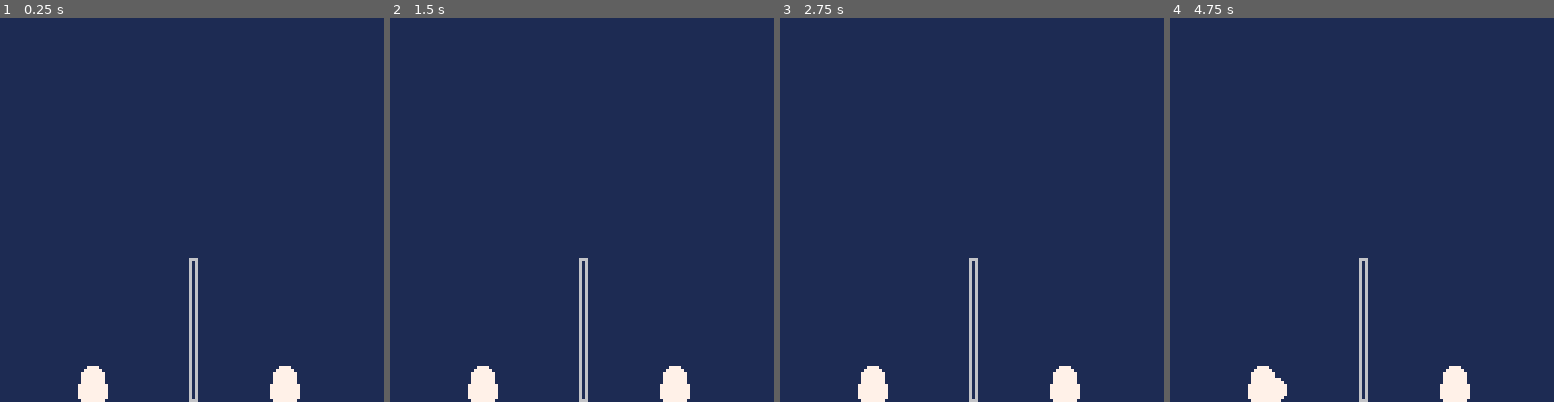
Above: before the commit, frames 1-4 (left to right).
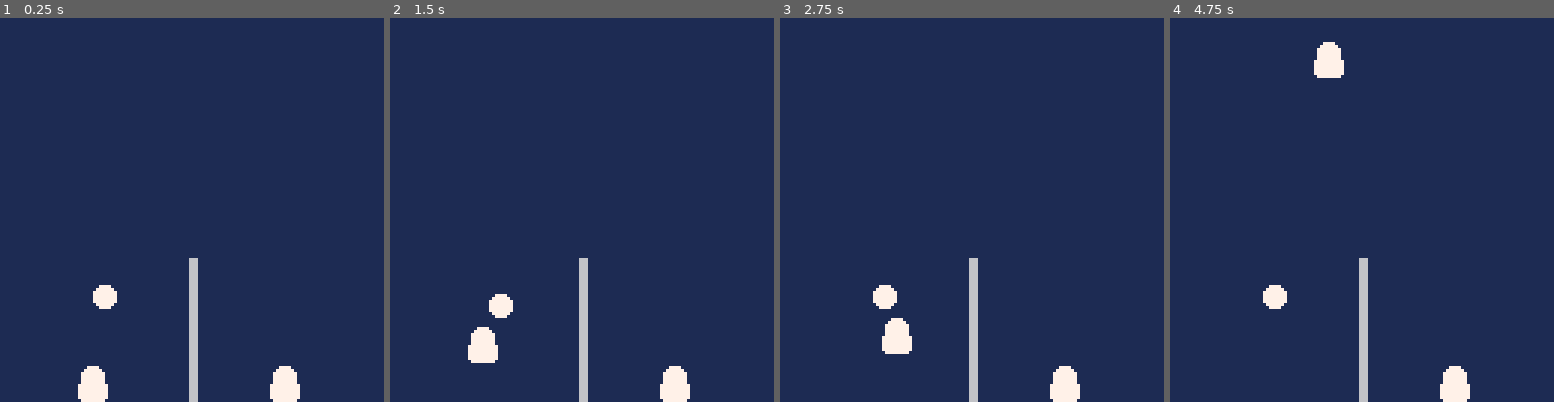
Above: after the commit, the same moments.

Repository: SteScheller/plob8lob
Game: PICO-8 cartridge plob8lob.p8
Two runs of this game, one before a commit and one after it. Both use one fixed random seed, a clock stepped at 60 frames per second and the inputs below.
Inputs:
- Up to frame 1 (0.25 s): no input
- Up to frame 2 (1.5 s): tap X (X key) at 0.33, 1.07 s; tap O (Z key) at 0.7 s
- Up to frame 3 (2.75 s): hold Right 1.6-2.1 s; tap O (Z key) at 1.7, 2.1, 2.5 s; tap X (X key) at 1.85 s; hold Up 2.15-2.42 s; hold Right from 2.47 s (still down)
- Up to frame 4 (4.75 s): tap O (Z key) every 0.4 s from 2.9 to 4.5 s; tap X (X key) at 2.97, 4.08 s; release Right at 3.03 s; hold Left 3.08-3.58 s; hold Down 3.63-3.97 s; hold Right 4.02-4.68 s; hold Up from 4.73 s (still down)

The runs differ from the first frame. In frame 1, 0.6% of the frame differs, in the area x 24-51%, y 63-100%; in frame 2, 1.8%; in frame 3, 1.8%; in frame 4, 1.9%, in the area x 20-51%, y 6-100%.

Commit message:
- implemented ball/player-bouncing

Diff:
--- a/plob8lob.p8
+++ b/plob8lob.p8
@@ -10,17 +10,17 @@
 function _init()
  objects.w = World:create()
  objects.b = Ball:create({31, 31})
- objects.p1 = Blob:create({23, 0}, -1)
- objects.p2 = Blob:create({87, 0}, -2)
+ objects.p1 = Blob:create({23, 0}, 0)
+ objects.p2 = Blob:create({87, 0}, 2)
 end
 
 function _update()
  -- interact with players
  if objects.b:collide(objects.p1:getBounding()) then
-   objects.b:bounce(objects.p1.pos, objects.p1.v)
+   objects.b:bounce(objects.p1:getCenter(), objects.p1.v)
  end
  if objects.b:collide(objects.p2:getBounding()) then
-   objects.b:bounce(objects.p2.pos, objects.p2.v)
+   objects.b:bounce(objects.p2:getCenter(), objects.p2.v)
  end
 
  -- interact with world
@@ -30,8 +30,8 @@
  end
  if (y1 <= 0) then
   objects.b = Ball:create({31, 31})
-  objects.p1 = Blob:create({23, 0}, -1)
-  objects.p2 = Blob:create({87, 0}, -2)
+  objects.p1 = Blob:create({23, 0}, 0)
+  objects.p2 = Blob:create({87, 0}, 2)
   rules.kickoff = true
  end
 
@@ -58,7 +58,7 @@
 end
 
 function World:draw()
- rect(63, 127, 65, 80)
+ rectfill(63, 127, 65, 80)
 end
 
 -->8
@@ -74,6 +74,7 @@
  blob.v = {0, 0}
  blob.sprStand = 0
  blob.p = p or 0
+ blob.bb = {3, 0, 12, 11}
  return blob
 end
 
@@ -101,7 +102,7 @@
  spr(
   self.sprStand,
   self.pos[1],
-  127 - (self.h-1 - self.pos[2]),
+  127 - (self.h-1 + self.pos[2]),
   -flr(-self.w/8),
   -flr(-self.h/8))
 end
@@ -111,7 +112,11 @@
 end
 
 function Blob:getBounding()
- return self.pos[1], self.pos[2], self.pos[1]+(self.w-1), self.pos[2]+(self.h-1)
+ return offsetBounding(self.bb, self.pos)
+end
+
+function Blob:getCenter()
+ return { self.pos[1] + 0.5 * (self.w-1), self.pos[2] + 0.5 * (self.h-1) }
 end
 
 -->8
@@ -126,50 +131,54 @@
  ball.w, ball.h = 8, 8
  ball.v = {0, 0}
  ball.spr = 2
+ ball.bb = {0, 0, 8, 8}
  return ball
 end
 
 function Ball:update()
- if not(kickoff) then
+ if not(rules.kickoff) then
   self.v[2] -= physics.gravity
  end
 
  self.pos = {
-  mid(0, self.pos[1] + self.v[1], 127),
+  mid(0, self.pos[1] + self.v[1], 127 - (self.w - 1)),
   mid(0, self.pos[2] + self.v[2], physics.yMax) }
 end
 
 function Ball:draw()
- printh(self.pos[1])
- printh(self.pos[2])
  spr(
   self.spr,
   self.pos[1],
-  127 - (self.h-1 - self.pos[2]),
+  127 - (self.h-1 + self.pos[2]),
   -flr(-self.w/8),
   -flr(-self.h/8))
 end
 
 function Ball:getBounding()
- return self.pos[1], self.pos[2], self.pos[1]+(self.w-1), self.pos[2]+(self.h-1)
+ return offsetBounding(self.bb, self.pos)
 end
 
 function Ball:collide(x1, y1, x2, y2)
  local w = x2 - x1
  local h = y2 - y1
+ local lx, ly, rx, uy = offsetBounding(self.bb, self.pos)
  if (
-   (x1 < self.pos[1] + self.w) and
-   (x1 + w > self.pos[1]) and
-   (y1 < self.pos[2] + self.h) and
-   (y1 + h > self.pos[2]) ) then
-  return false
+   (x1 < rx) and
+   (x1 + w > lx) and
+   (y1 < uy) and
+   (y1 + h > ly) ) then
+  rules.kickoff = false
+  return true
  end
  return false
 end
 
 function Ball:bounce(p, v)
- vec = {self.pos[1] - p[1], self.pos[2] - p[2]}
- self.v = vec
+ local vel = min(vlen(v), 2)
+ vec = {
+  self.pos[1] + 0.5 * (self.w - 1) - p[1],
+  self.pos[2] + 0.5 * (self.h - 1) - p[2] }
+ self.v = { vel * vec[1] / vlen(vec), vel * vec[2] / vlen(vec) }
 end
 
 -->8
@@ -177,8 +186,12 @@
 
 function vlen(vec)
  local s = 0.0
- foreach(vec, function(x) s += pow(x, 2) end)
+ foreach(vec, function(x) s += x^2 end)
  return sqrt(s)
+end
+
+function offsetBounding(bb, pos)
+ return bb[1] + pos[1], bb[2] + pos[2], bb[3] + pos[1], bb[4] + pos[2]
 end
 
 __gfx__
